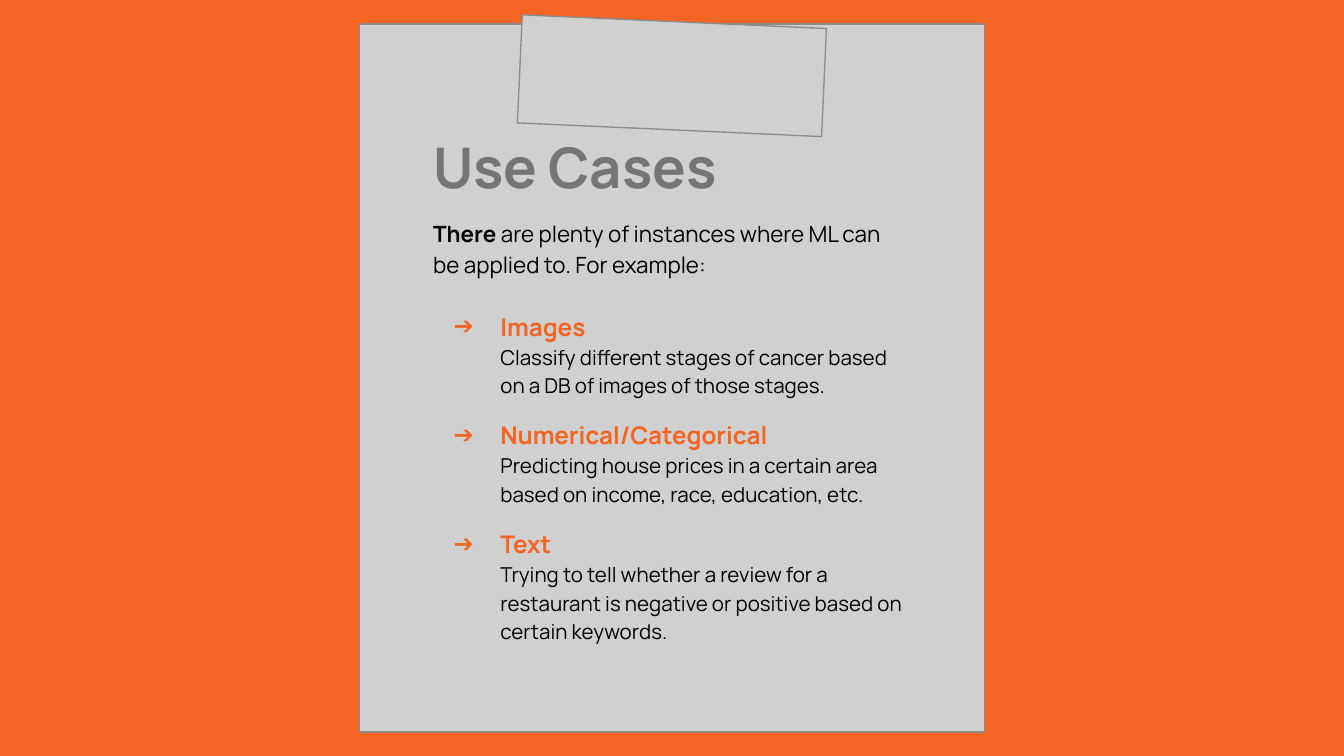
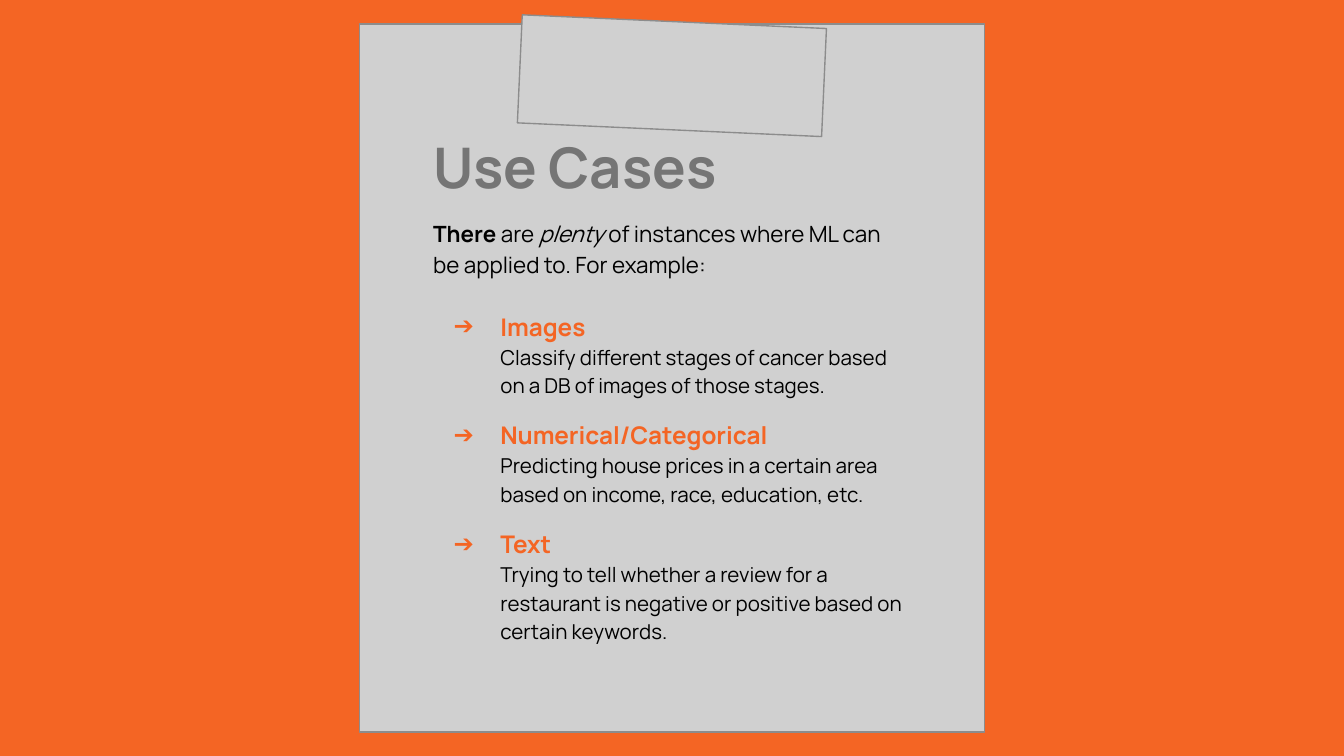
Before and after one commit to jfrank94/GDI_Sklearn_Lab, a slide deck: slide 5 of Intro to Scikit-Learn.pptx. Drawn at 1344x756 pixels with LibreOffice and Linux fonts; fonts in the diff are those of the drawing; grey boxes stand for pictures. Boxes give left, top, right and bottom in pixels: in the first picture for what was removed or moved away, otherwise in the second. Text is boxed around its words. In the diff, an @@ line names an element or a change of style, - is before the commit and + after.

```diff
--- a/Intro to Scikit-Learn.pptx
+++ b/Intro to Scikit-Learn.pptx
@@ text at (x1=433, y1=225, x2=881, y2=279): italic on in "plenty" @@
```
Also in this commit, not shown: 3 other slides changed, 1 slide added, 1 other file.
